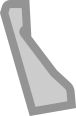
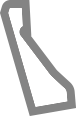
Layered file, before and after one edit (76 x 116). Changes by layer:
pixels changed over [0, 0, 76, 116] (layer not identified)
